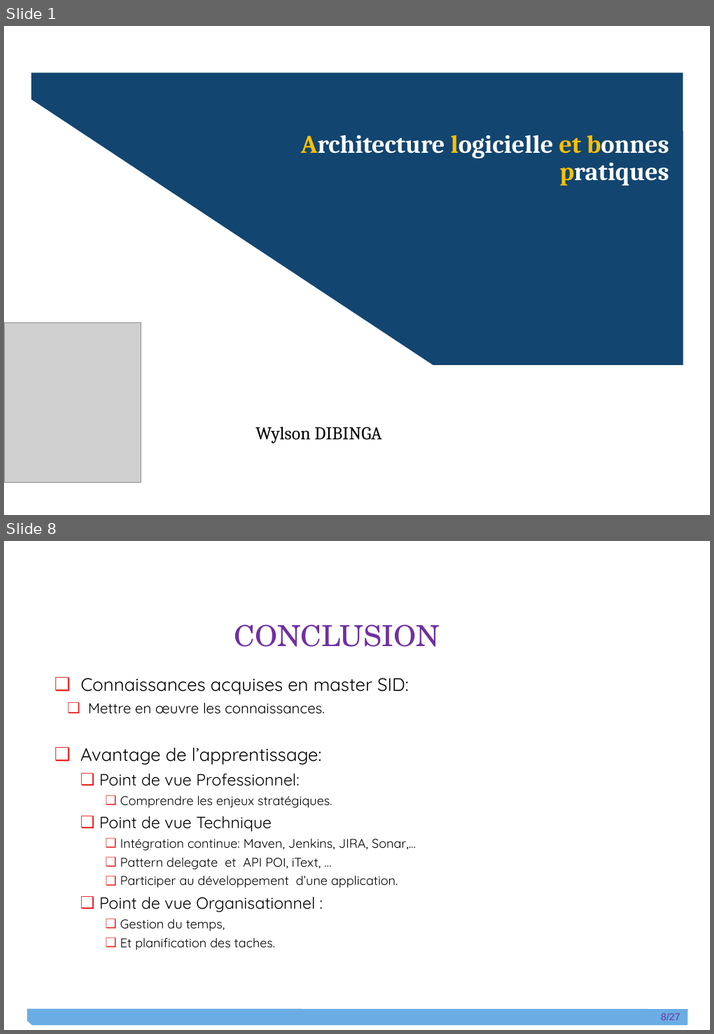
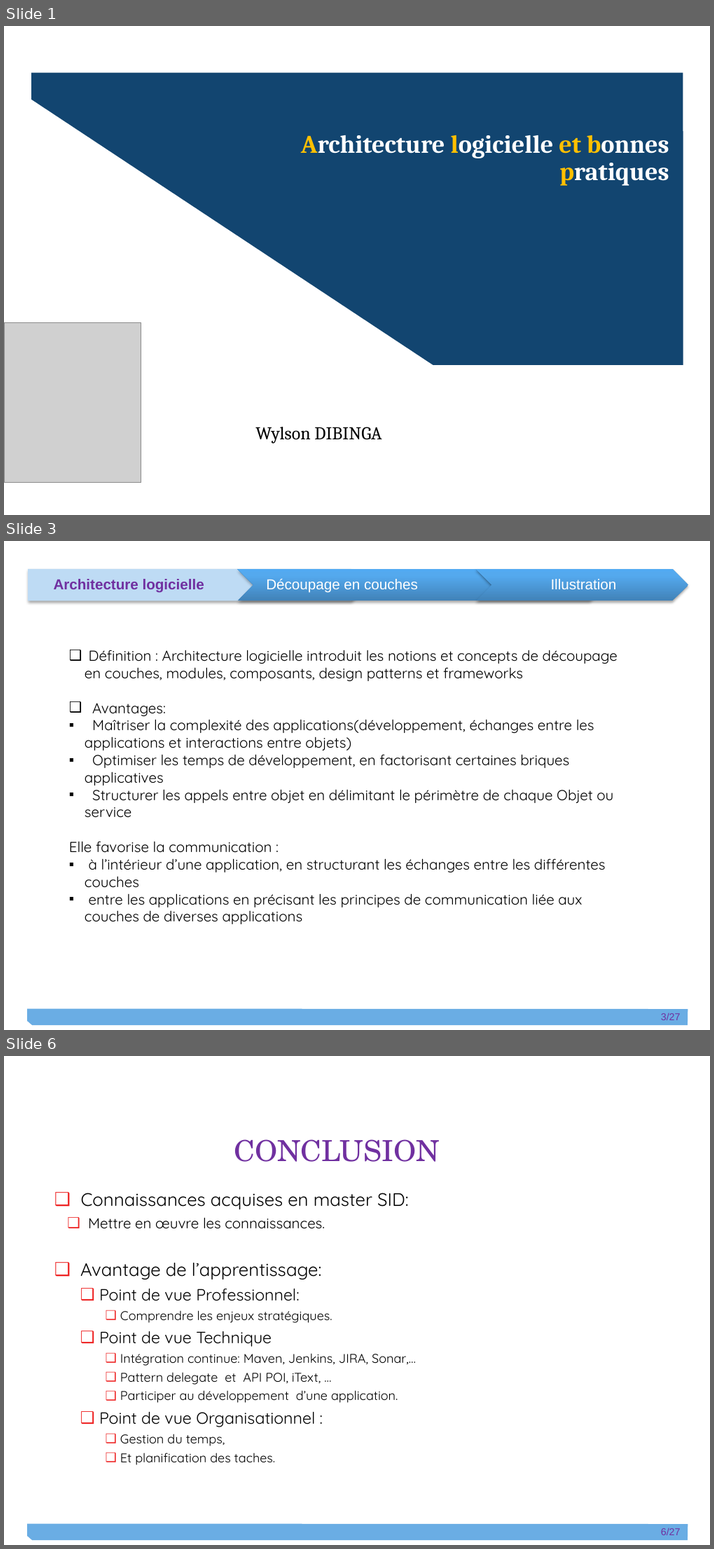
Before and after one commit to git-wylson/kata2, a slide deck: Wylson_Dibinga_Diapo.pptx. Shown one above the other, each under a label of ours: slides 1 and 8 before the commit, slides 1, 3 and 6 after it; the slides between them are not shown. The pictures are 714x1034 and 714x1549 pixels, drawn with LibreOffice and Linux fonts; fonts in the diff are those of the drawing; grey boxes stand for pictures. Boxes give left, top, right and bottom in pixels: in the first picture for what was removed or moved away, otherwise in the second. Text is boxed around its words. In the diff, an @@ line names an element or a change of style, - is before the commit and + after.

```diff
--- a/Wylson_Dibinga_Diapo.pptx
+++ b/Wylson_Dibinga_Diapo.pptx
@@ slide 3 added at bbox=[4, 541, 710, 1030], background #FFFFFF; not listed: 2 template elements that a slide beside it also shows @@
@@ group added at bbox=[28, 569, 688, 601]: 3 texts, 2 chevrons, 1 pentagon arrow @@
+Architecture logicielle
+Découpage en couches
+Illustration
@@ text added at bbox=[69, 649, 617, 924], 16 pt, text #000000 @@
+❑ Définition : Architecture logicielle introduit les notions et concepts de découpage en couches, modules, composants, design patterns et frameworks
+❑ Avantages:
+▪ Maîtriser la complexité des applications(développement, échanges entre les applications et interactions entre objets)
+▪ Optimiser les temps de développement, en factorisant certaines briques applicatives
+▪ Structurer les appels entre objet en délimitant le périmètre de chaque Objet ou service
+Elle favorise la communication :
+▪ à l’intérieur d’une application, en structurant les échanges entre les différentes couches
+▪ entre les applications en précisant les principes de communication liée aux couches de diverses applications
@@ what was slide 8 is now slide 6 @@
```
Also in this commit, not shown: 2 slides changed, 1 other slide added, 4 slides removed.
